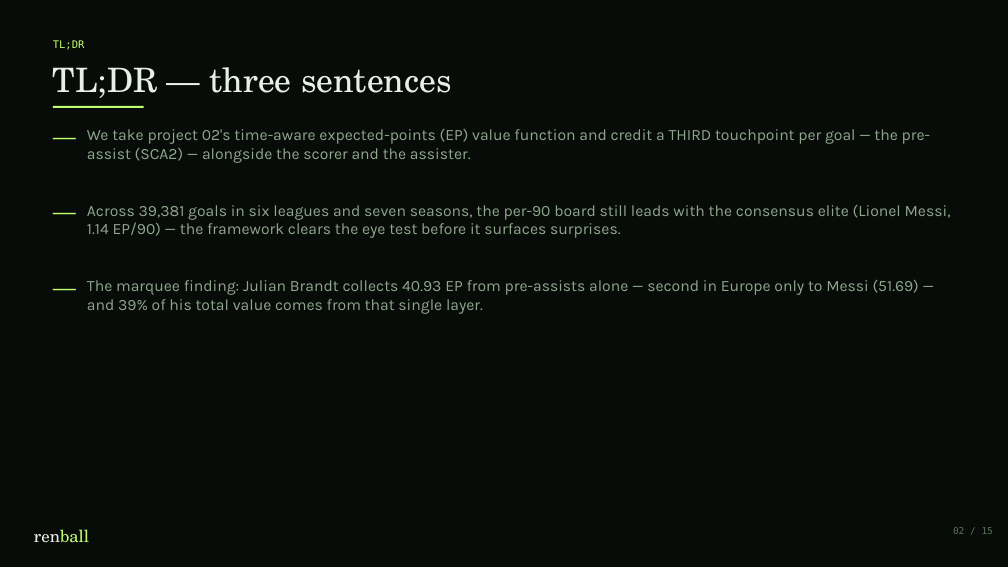
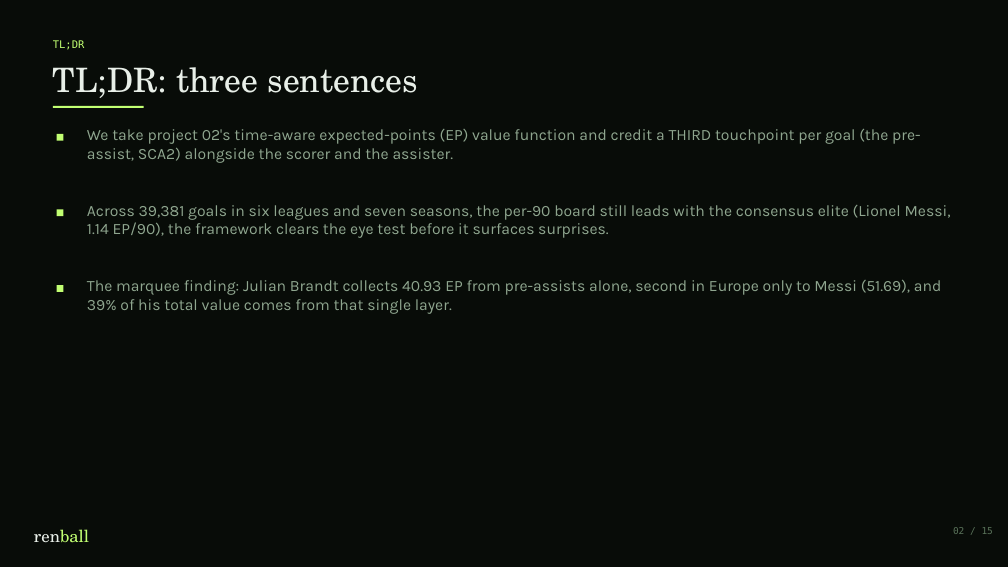
Before and after one commit to koeymenc/renball, a slide deck: slide 2 of projects/03-true-contributors/slides.pptx. Drawn at 1008x567 pixels with LibreOffice and Linux fonts; fonts in the diff are those of the drawing. Boxes give left, top, right and bottom in pixels: in the first picture for what was removed or moved away, otherwise in the second. Text is boxed around its words. In the diff, an @@ line names an element or a change of style, - is before the commit and + after.

```diff
--- a/projects/03-true-contributors/slides.pptx
+++ b/projects/03-true-contributors/slides.pptx
@@ text at <box>53,67,418,98</box>: text changed @@
-TL;DR — three sentences
+TL;DR: three sentences
@@ text removed at <box>53,121,83,185</box> @@
-—
@@ rectangle added at <box>57,134,64,141</box>, fill #C1FF72 @@
@@ text at <box>87,129,920,163</box>: text changed @@
-We take project 02's time-aware expected-points (EP) value function and credit a THIRD touchpoint per goal — the pre-assist (SCA2) — alongside the scorer and the assister.
+We take project 02's time-aware expected-points (EP) value function and credit a THIRD touchpoint per goal (the pre-assist, SCA2) alongside the scorer and the assister.
@@ text removed at <box>53,197,83,261</box> @@
-—
@@ rectangle added at <box>57,209,64,216</box>, fill #C1FF72 @@
@@ text at <box>87,205,951,238</box>: text changed @@
-Across 39,381 goals in six leagues and seven seasons, the per-90 board still leads with the consensus elite (Lionel Messi, 1.14 EP/90) — the framework clears the eye test before it surfaces surprises.
+Across 39,381 goals in six leagues and seven seasons, the per-90 board still leads with the consensus elite (Lionel Messi, 1.14 EP/90), the framework clears the eye test before it surfaces surprises.
@@ text removed at <box>53,272,83,337</box> @@
-—
@@ rectangle added at <box>57,285,64,292</box>, fill #C1FF72 @@
@@ text at <box>87,280,941,314</box>: text changed @@
-The marquee finding: Julian Brandt collects 40.93 EP from pre-assists alone — second in Europe only to Messi (51.69) — and 39% of his total value comes from that single layer.
+The marquee finding: Julian Brandt collects 40.93 EP from pre-assists alone, second in Europe only to Messi (51.69), and 39% of his total value comes from that single layer.
```
Also in this commit, not shown: 11 other slides changed, 17 other files.
